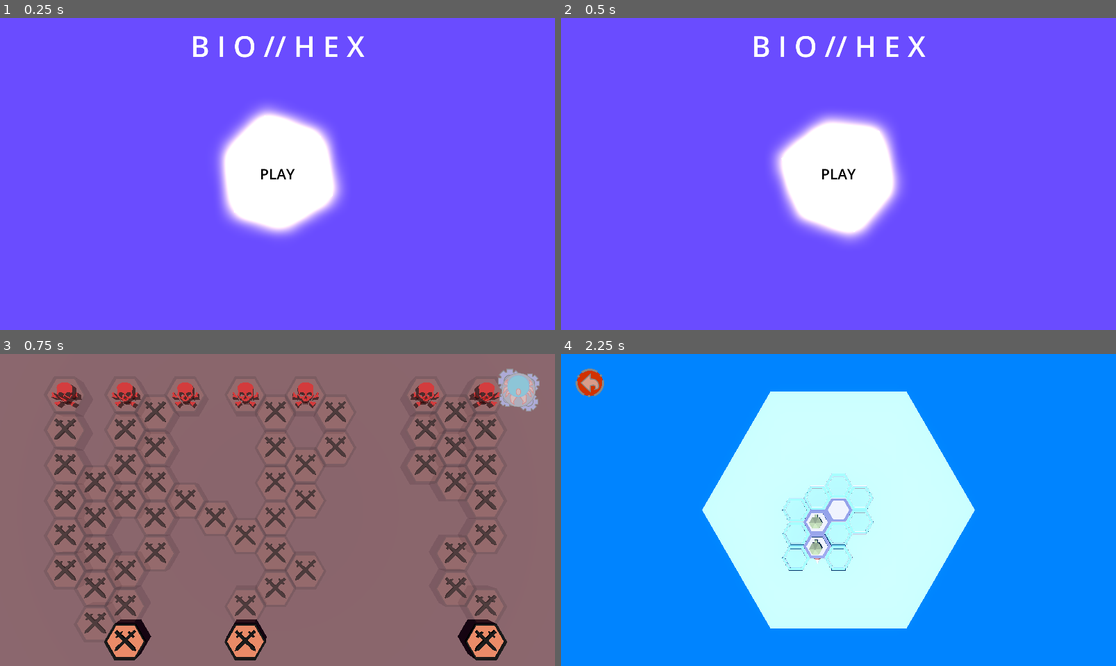
Above: before the commit, frames 1-4 (two rows, left to right).
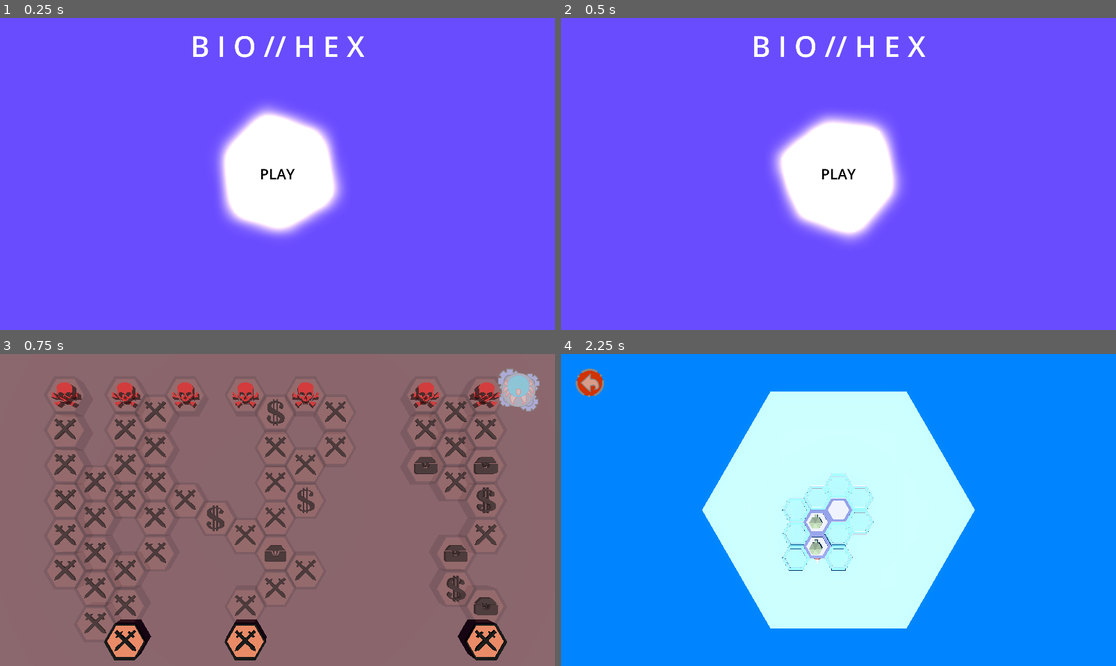
Above: after the commit, the same moments.

Repository: JBRana250/BioHex
Game: Godot game, scene res://Title Screen/title_screen.tscn
Same seed, same stepped clock (60 frames per second), same inputs: the game is played once before the commit and once after it.
Inputs (mouse positions are in pixels of both pictures, inside the frame that each line leads up to):
- Up to frame 1 (0.25 s): no input
- Up to frame 2 (0.5 s): no input
- Up to frame 3 (0.75 s): click "PLAY" at 0.5 s
- Up to frame 4 (2.25 s): tap Enter at 1.25 s; move the mouse to (960, 494) at 1.27 s; hold D (move_right) 1.28-2 s; click (960, 494) at 1.35 s; click (1077, 391) at 2 s

Frames 1-2 are identical in both runs. In frame 3, 1.3% of the frame differs, in the area x 33-90%, y 12-84%; in frame 4, nothing differs.

Commit message:
room type randomisation done

Diff:
--- a/Player/PlayerCreatureData.tres
+++ b/Player/PlayerCreatureData.tres
@@ -9,6 +9,7 @@
 [ext_resource type="Resource" uid="uid://dx67wdpyhnqd7" path="res://Resources/Creature Resources/Premade Resources/Player/Core Component Resources/basic_caster_resource.tres" id="5_qqv7v"]
 [ext_resource type="Resource" uid="uid://b5uyk3s4ivnuy" path="res://Resources/Creature Resources/Premade Resources/Player/Health Resources/basic_cell_health_resource.tres" id="6_3qprq"]
 [ext_resource type="Resource" uid="uid://bklhuxxot48gs" path="res://Resources/Creature Resources/Premade Resources/Player/Scene Resources/basic_cell_scene_resource.tres" id="6_ku0qf"]
+[ext_resource type="Script" path="res://Resources/Creature Resources/inner_component_resource.gd" id="8_6l5u2"]
 [ext_resource type="Resource" uid="uid://bjau5gusvyljb" path="res://Resources/Creature Resources/Premade Resources/Player/Damage Resources/outer_nail_damage_resource.tres" id="9_tnbu8"]
 [ext_resource type="Resource" uid="uid://blvbtpr7n0y3q" path="res://Resources/Creature Resources/Premade Resources/Player/Health Resources/outer_nail_health_resource.tres" id="10_chwjb"]
 [ext_resource type="Resource" uid="uid://vk4k67agxu2p" path="res://Resources/Creature Resources/Premade Resources/Generic/Scene Resources/outer_nail_scene_resource.tres" id="11_r1hyu"]
@@ -22,7 +23,7 @@
 position = Vector2(-1, -1)
 weight = 0
 core_component = ExtResource("5_qqv7v")
-inner_components = Array[Resource("res://Resources/Creature Resources/inner_component_resource.gd")]([])
+inner_components = Array[ExtResource("8_6l5u2")]([])
 outer_components = Array[ExtResource("12_vsmkt")]([])
 health_resource = ExtResource("6_3qprq")
 scene_resource = ExtResource("6_ku0qf")
@@ -45,7 +46,7 @@
 position = Vector2(-1, -2)
 weight = 0
 core_component = ExtResource("5_qqv7v")
-inner_components = Array[Resource("res://Resources/Creature Resources/inner_component_resource.gd")]([])
+inner_components = Array[ExtResource("8_6l5u2")]([])
 outer_components = Array[ExtResource("12_vsmkt")]([SubResource("Resource_xdcd2")])
 health_resource = ExtResource("6_3qprq")
 scene_resource = ExtResource("6_ku0qf")
--- a/Resources/Premade Enemy Resources/SpikeWalker.tres
+++ b/Resources/Premade Enemy Resources/SpikeWalker.tres
@@ -8,6 +8,7 @@
 [ext_resource type="Resource" uid="uid://b6smr68cthgof" path="res://Resources/Creature Resources/Premade Resources/Enemy/Damage Resources/outer_nail_damage_resource.tres" id="5_drxhx"]
 [ext_resource type="Resource" uid="uid://irk8rf1ortwk" path="res://Resources/Creature Resources/Premade Resources/Enemy/Scene Resources/enemy_basic_core_cell_scene_resource.tres" id="5_rf5fd"]
 [ext_resource type="Resource" uid="uid://3r8elsneqn1a" path="res://Resources/Creature Resources/Premade Resources/Enemy/Health Resources/outer_nail_health_resource.tres" id="6_lxtxr"]
+[ext_resource type="Script" path="res://Resources/Creature Resources/inner_component_resource.gd" id="6_msiya"]
 [ext_resource type="Script" path="res://Resources/Creature Resources/cell_resource.gd" id="6_wnjl5"]
 [ext_resource type="Resource" uid="uid://vk4k67agxu2p" path="res://Resources/Creature Resources/Premade Resources/Generic/Scene Resources/outer_nail_scene_resource.tres" id="7_j5nvx"]
 [ext_resource type="Script" path="res://Resources/Creature Resources/outer_component_resource.gd" id="8_hvx87"]
@@ -29,7 +30,7 @@
 child_cell_position_array = Array[Vector2]([])
 position = Vector2(0, 0)
 weight = 0
-inner_components = Array[Resource("res://Resources/Creature Resources/inner_component_resource.gd")]([])
+inner_components = Array[ExtResource("6_msiya")]([])
 outer_components = Array[ExtResource("8_hvx87")]([SubResource("Resource_4egqg")])
 health_resource = ExtResource("4_ho81y")
 scene_resource = ExtResource("5_rf5fd")
--- a/World Scene/scenes/rooms/shop_room.tscn
+++ b/World Scene/scenes/rooms/shop_room.tscn
@@ -1,3 +1,31 @@
-[gd_scene format=3 uid="uid://ci2xa56mip1yb"]
+[gd_scene load_steps=5 format=3 uid="uid://ci2xa56mip1yb"]
+
+[ext_resource type="Script" path="res://World Scene/scripts/room scripts/OnClickComponentScript.gd" id="1_8c0hs"]
+[ext_resource type="Script" path="res://World Scene/scripts/room scripts/RoomAttributes.gd" id="2_4uwld"]
+[ext_resource type="Script" path="res://World Scene/scripts/room scripts/RoomAppearance.gd" id="3_72bls"]
+[ext_resource type="PackedScene" uid="uid://rg1pv88u0b2v" path="res://World Scene/scenes/rooms/room_mesh/shoproom_mesh.tscn" id="4_02dwk"]
 
 [node name="ShopRoom" type="Node3D"]
+
+[node name="Area3D" type="Area3D" parent="."]
+monitoring = false
+monitorable = false
+
+[node name="hexcolbox" type="CollisionPolygon3D" parent="Area3D"]
+transform = Transform3D(0.866025, -0.5, 2.18557e-08, 0, -4.37114e-08, -1, 0.5, 0.866025, -3.78552e-08, 0, 0, 0)
+depth = 0.54
+polygon = PackedVector2Array(-0.873228, -0.496507, 0.00349882, -0.995989, 0.867409, -0.497065, 0.865413, 0.508487, -0.00907815, 0.994736, -0.870979, 0.493202)
+margin = 0.08
+
+[node name="Components" type="Node" parent="."]
+
+[node name="OnClickComponent" type="Node" parent="Components"]
+script = ExtResource("1_8c0hs")
+
+[node name="RoomAttributes" type="Node" parent="Components"]
+script = ExtResource("2_4uwld")
+
+[node name="Appearance" type="Node" parent="Components"]
+script = ExtResource("3_72bls")
+
+[node name="room_mesh" parent="." instance=ExtResource("4_02dwk")]
--- a/World Scene/scenes/world_scene.tscn
+++ b/World Scene/scenes/world_scene.tscn
@@ -23,6 +23,9 @@
 script = ExtResource("1_g0lae")
 num_of_initial_rooms = 3
 rows_to_boss = 14
+combatroomweight = 10.0
+shoproomweight = 1.0
+treasureroomweight = 2.0
 
 [node name="RoomInstantiator" type="Node" parent="Path/Components"]
 script = ExtResource("2_bm426")
--- a/World Scene/scripts/PathMapCreation.gd
+++ b/World Scene/scripts/PathMapCreation.gd
@@ -6,6 +6,9 @@
 @export var path_map = {} # Key:Value pair with Key = coordinates, value = room
 
 @export var map_x_max = 14
+@export var combatroomweight: float
+@export var shoproomweight: float
+@export var treasureroomweight: float
 
 class Room:
 	var type: String # combat, shop, treasure, boss
@@ -40,6 +43,32 @@
 		initial_rooms_left = results[0]
 		possible_cells = results[1]
 
+func _determine_room_type() -> String:
+	var weightsum = combatroomweight + shoproomweight + treasureroomweight
+
+	var combatroomratio = combatroomweight / weightsum
+	var combatroomrange = 100 * combatroomratio
+	var combatroommin = 0
+	var combatroommax = combatroommin + combatroomrange
+
+	var shoproomratio = shoproomweight / weightsum
+	var shoproomrange = 100 * shoproomratio
+	var shoproommin = combatroommax
+	var shoproommax = shoproommin + shoproomrange
+
+	var treasureroomratio = treasureroomweight / weightsum
+	var treasureroomrange = 100 * treasureroomratio
+	var treasureroommin = shoproommax
+	var treasureroommax = treasureroommin + treasureroomrange
+
+	var randnum = randf_range(0,100)
+	if combatroommin < randnum and randnum < combatroommax:
+		return "combat"
+	elif shoproommin < randnum and randnum < shoproommax:
+		return "shop"
+	else:
+		return "treasure"
+
 func _extend_even_row_rooms(row):
 	var row_y_coordinate = float(row) / float(2)
 
@@ -95,7 +124,7 @@
 
 			if rand_num <= probability:
 				# the current position is chosen
-				_create_room(eligible_position.x, eligible_position.y, "combat", new_branching_chance)
+				_create_room(eligible_position.x, eligible_position.y, _determine_room_type(), new_branching_chance)
 				extensions -= 1
 				if extensions <= 0:
 					break
@@ -156,7 +185,7 @@
 			rand_num = randf_range(0,100)
 			if rand_num <= probability:
 				# the current position is chosen
-				_create_room(eligible_position.x, eligible_position.y, "combat", new_branching_chance)
+				_create_room(eligible_position.x, eligible_position.y, _determine_room_type(), new_branching_chance)
 				extensions -= 1
 				if extensions <= 0:
 					break
--- a/World Scene/scripts/RoomInstantiation.gd
+++ b/World Scene/scripts/RoomInstantiation.gd
@@ -2,6 +2,8 @@
 
 @export var combatroom_scene = preload("res://World Scene/scenes/rooms/combat_room.tscn")
 @export var bossroom_scene = preload("res://World Scene/scenes/rooms/boss_room.tscn")
+@export var shoproom_scene = preload("res://World Scene/scenes/rooms/shop_room.tscn")
+@export var treasureroom_scene = preload("res://World Scene/scenes/rooms/treasure_room.tscn")
 @onready var CombatRoomReferences = owner.get_node("CombatRoomReferences")
 @onready var path_map = Globals.path_map
 @onready var rows_to_boss = Globals.rows_to_boss
@@ -40,6 +42,10 @@
 				room_instance = combatroom_scene.instantiate()
 			"boss":
 				room_instance = bossroom_scene.instantiate()
+			"treasure":
+				room_instance = treasureroom_scene.instantiate()
+			"shop":
+				room_instance = shoproom_scene.instantiate()
 			_:
 				print(room.type)
 
@@ -83,6 +89,10 @@
 				room_instance = combatroom_scene.instantiate()
 			"boss":
 				room_instance = combatroom_scene.instantiate()
+			"treasure":
+				room_instance = treasureroom_scene.instantiate()
+			"shop":
+				room_instance = shoproom_scene.instantiate()
 			_:
 				print(room.type)
 
--- a/project.godot
+++ b/project.godot
@@ -12,7 +12,7 @@
 
 config/name="BioHex"
 run/main_scene="res://Title Screen/title_screen.tscn"
-config/features=PackedStringArray("4.2", "Mobile")
+config/features=PackedStringArray("4.3", "Mobile")
 config/icon="res://icon.svg"
 
 [autoload]
@@ -32,26 +32,26 @@
 
 move_left={
 "deadzone": 0.5,
-"events": [Object(InputEventKey,"resource_local_to_scene":fa …(171 unchanged characters)… keycode":65,"key_label":0,"unicode":97,"echo":false,"script":null)
-, Object(InputEventKey,"resource_local_to_scene":false,"reso …(166 unchanged characters)… ode":4194319,"key_label":0,"unicode":0,"echo":false,"script":null)
+"events": [Object(InputEventKey,"resource_local_to_scene":fa …(171 unchanged characters)… keycode":65,"key_label":0,"unicode":97,"location":0,"echo":false,"script":null)
+, Object(InputEventKey,"resource_local_to_scene":false,"reso …(166 unchanged characters)… ode":4194319,"key_label":0,"unicode":0,"location":0,"echo":false,"script":null)
 ]
 }
 move_right={
 "deadzone": 0.5,
-"events": [Object(InputEventKey,"resource_local_to_scene":fa …(172 unchanged characters)… eycode":68,"key_label":0,"unicode":100,"echo":false,"script":null)
-, Object(InputEventKey,"resource_local_to_scene":false,"reso …(166 unchanged characters)… ode":4194321,"key_label":0,"unicode":0,"echo":false,"script":null)
+"events": [Object(InputEventKey,"resource_local_to_scene":fa …(172 unchanged characters)… eycode":68,"key_label":0,"unicode":100,"location":0,"echo":false,"script":null)
+, Object(InputEventKey,"resource_local_to_scene":false,"reso …(166 unchanged characters)… ode":4194321,"key_label":0,"unicode":0,"location":0,"echo":false,"script":null)
 ]
 }
 move_up={
 "deadzone": 0.5,
-"events": [Object(InputEventKey,"resource_local_to_scene":fa …(172 unchanged characters)… eycode":87,"key_label":0,"unicode":119,"echo":false,"script":null)
-, Object(InputEventKey,"resource_local_to_scene":false,"reso …(166 unchanged characters)… ode":4194320,"key_label":0,"unicode":0,"echo":false,"script":null)
+"events": [Object(InputEventKey,"resource_local_to_scene":fa …(172 unchanged characters)… eycode":87,"key_label":0,"unicode":119,"location":0,"echo":false,"script":null)
+, Object(InputEventKey,"resource_local_to_scene":false,"reso …(166 unchanged characters)… ode":4194320,"key_label":0,"unicode":0,"location":0,"echo":false,"script":null)
 ]
 }
 move_down={
 "deadzone": 0.5,
-"events": [Object(InputEventKey,"resource_local_to_scene":fa …(172 unchanged characters)… eycode":83,"key_label":0,"unicode":115,"echo":false,"script":null)
-, Object(InputEventKey,"resource_local_to_scene":false,"reso …(166 unchanged characters)… ode":4194322,"key_label":0,"unicode":0,"echo":false,"script":null)
+"events": [Object(InputEventKey,"resource_local_to_scene":fa …(172 unchanged characters)… eycode":83,"key_label":0,"unicode":115,"location":0,"echo":false,"script":null)
+, Object(InputEventKey,"resource_local_to_scene":false,"reso …(166 unchanged characters)… ode":4194322,"key_label":0,"unicode":0,"location":0,"echo":false,"script":null)
 ]
 }
 left_click={
@@ -76,17 +76,17 @@
 }
 toggle_debug={
 "deadzone": 0.5,
-"events": [Object(InputEventKey,"resource_local_to_scene":fa …(171 unchanged characters)… keycode":96,"key_label":0,"unicode":96,"echo":false,"script":null)
+"events": [Object(InputEventKey,"resource_local_to_scene":fa …(171 unchanged characters)… keycode":96,"key_label":0,"unicode":96,"location":0,"echo":false,"script":null)
 ]
 }
 debugoverlay_savecurrentvectors={
 "deadzone": 0.5,
-"events": [Object(InputEventKey,"resource_local_to_scene":fa …(176 unchanged characters)… de":4194433,"key_label":0,"unicode":42,"echo":false,"script":null)
+"events": [Object(InputEventKey,"resource_local_to_scene":fa …(176 unchanged characters)… de":4194433,"key_label":0,"unicode":42,"location":0,"echo":false,"script":null)
 ]
 }
 debugoverlay_clearcurrentvectors={
 "deadzone": 0.5,
-"events": [Object(InputEventKey,"resource_local_to_scene":fa …(176 unchanged characters)… de":4194435,"key_label":0,"unicode":45,"echo":false,"script":null)
+"events": [Object(InputEventKey,"resource_local_to_scene":fa …(176 unchanged characters)… de":4194435,"key_label":0,"unicode":45,"location":0,"echo":false,"script":null)
 ]
 }
 
Not shown, changed: Combat Scene/assets/cell parts/enemy/enemybasiccell.glb.import
Not shown, changed: Combat Scene/assets/cell parts/generalplayer/basiccell.glb.import
Not shown, changed: Combat Scene/assets/cell parts/generalplayer/basiccellcaster.glb.import
Not shown, changed: Combat Scene/assets/cell parts/generalplayer/cellbasiccore.glb.import
Not shown, changed: Combat Scene/assets/cell parts/generalplayer/cellwithcoretemplate.glb.import
Not shown, changed: Combat Scene/assets/cell parts/generalplayer/outernail.glb.import
Not shown, changed: Combat Scene/assets/creaturespawnbeam.glb.import
Not shown, changed: Combat Scene/assets/projectile models/basicbullet.glb.import
Not shown, changed: Combat Scene/assets/room assets/arenaground.glb.import
Not shown: 1 places in Combat Scene/scenes/projectiles/basicprojectile.tscn that only renumber resources
Not shown, changed: Evolution Scene/Assets/Cell Part Blueprints/basiccellblueprint.glb.import
Not shown, changed: Evolution Scene/Assets/evo_scene_ground.glb.import
(and 8 more such lines)
